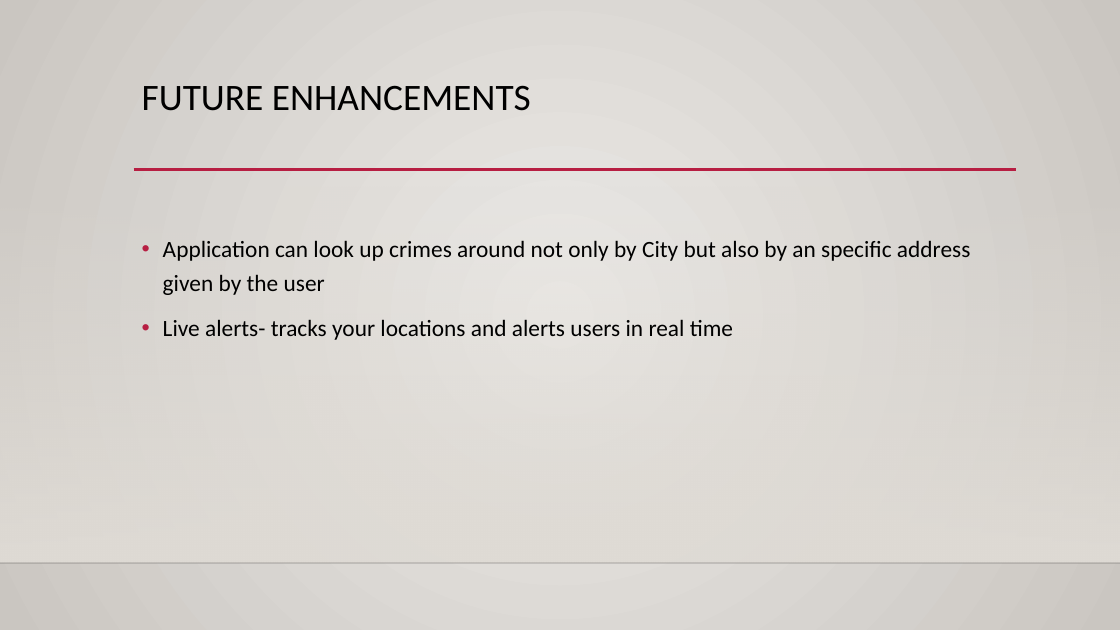
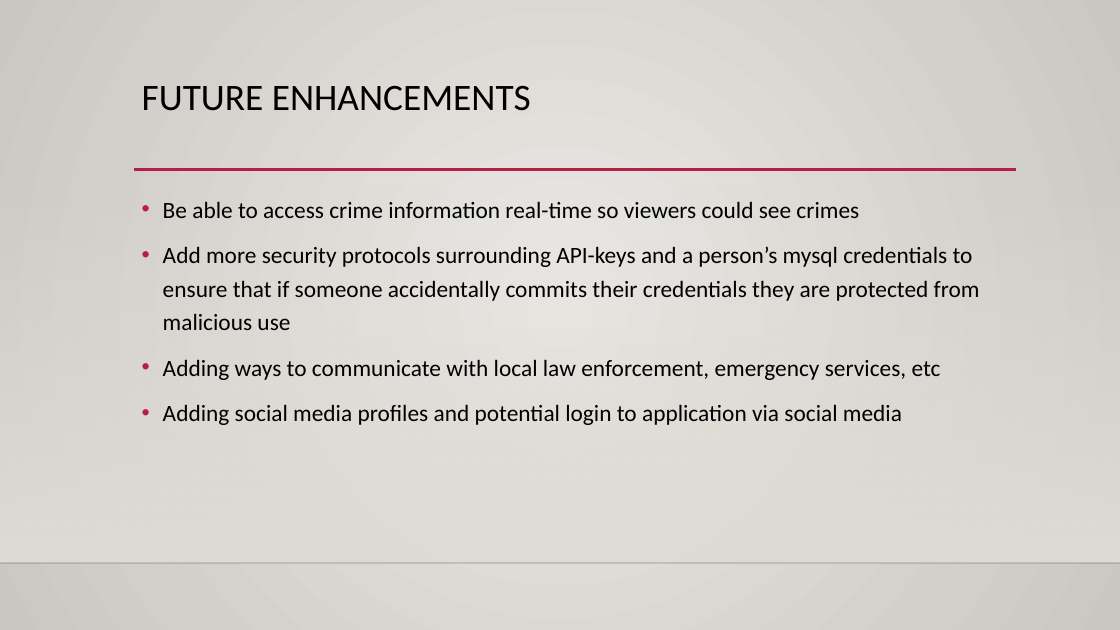
Before and after one commit to MR-Stan/Look-Out, a slide deck: slide 4 of Project2_Presentation_Material.pptx (slide 5 before the commit). Drawn at 1120x630 pixels with LibreOffice and Linux fonts; fonts in the diff are those of the drawing; background and template pictures are left out. Boxes give left, top, right and bottom in pixels: in the first picture for what was removed or moved away, otherwise in the second. Text is boxed around its words. In the diff, an @@ line names an element or a change of style, - is before the commit and + after.

```diff
--- a/Project2_Presentation_Material.pptx
+++ b/Project2_Presentation_Material.pptx
@@ text at box(163, 201, 980, 425): text changed @@
-• Application can look up crimes around not only by City but also by an specific address given by the user
-• Live alerts- tracks your locations and alerts users in real time
+• Be able to access crime information real-time so viewers could see crimes
+• Add more security protocols surrounding API-keys and a person’s mysql credentials to ensure that if someone accidentally commits their credentials they are protected from malicious use
+• Adding ways to communicate with local law enforcement, emergency services, etc
+• Adding social media profiles and potential login to application via social media
```
Also in this commit, not shown: 3 other slides changed, 1 slide added, 2 slides removed, 11 other files.
